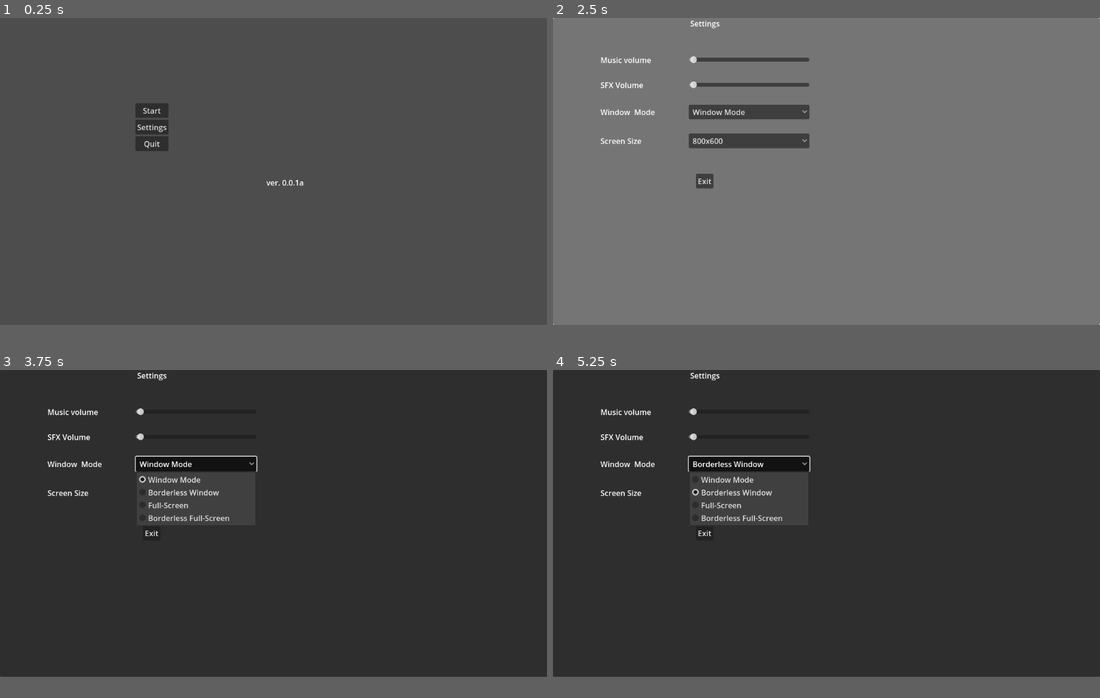
Above: before the commit, frames 1-4 (two rows, left to right).
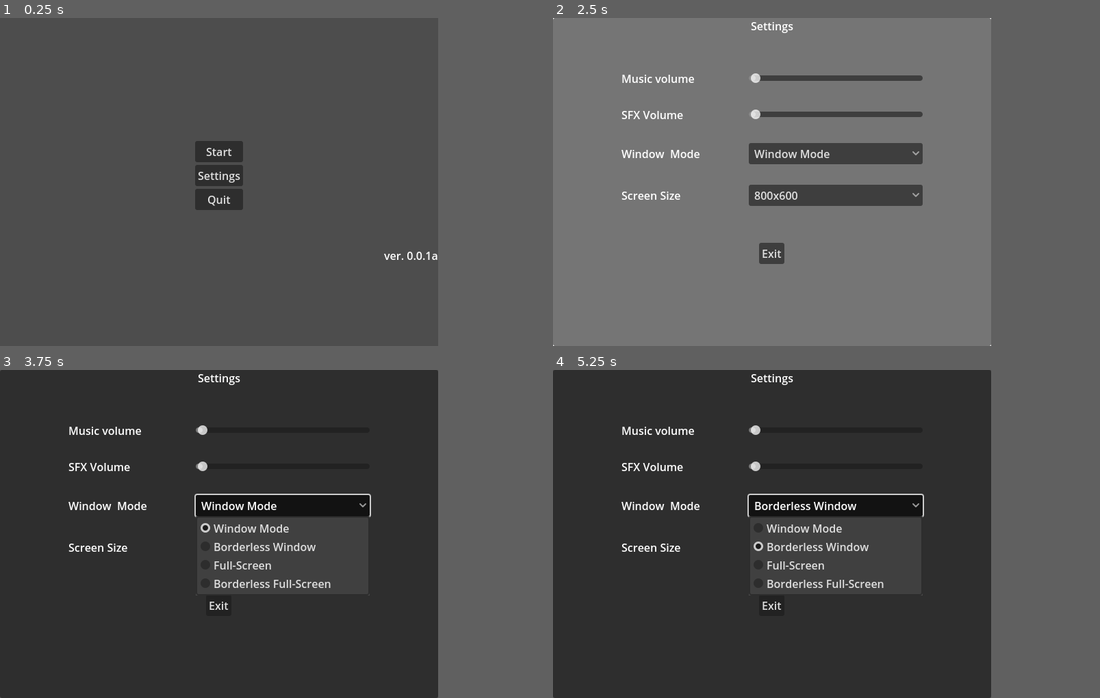
Above: after the commit, the same moments.

Repository: EthanCampana/GMTK2024Jam
Game: Godot game, scene res://Scenes/Menus/MainMenu.tscn
Two runs of this game, one before a commit and one after it. Both use one fixed random seed, a clock stepped at 60 frames per second and the inputs below.
Inputs:
- Up to frame 1 (0.25 s): no input
- Up to frame 2 (2.5 s): click "Start" at 0.5 s; click "Start" at 1.25 s; click "Settings" at 2 s
- Up to frame 3 (3.75 s): hold D (move_right) 2.78-3.5 s; tap Space (jump) at 3.02 s; click "Window Mode" at 3.5 s
- Up to frame 4 (5.25 s): click "800x600" at 4.25 s; click "Borderless Window" at 5 s
In our replay, the window is 799x449 before the commit and 640x480 after it. These sizes can differ from the game's own. Grey fills any space a smaller window leaves; there, only what the larger window draws over its background counts as a difference.

The runs differ from the first frame. In frame 1, 2.5% of the frame differs, in the area x 24-80%, y 26-74%; in frame 2, 8.3%, in the area x 0-100%, y 0-100%; in frame 3, 5.6%; in frame 4, 5.6%.

Commit message:
screensize :

Diff:
--- a/project.godot
+++ b/project.godot
@@ -19,6 +19,13 @@
 
 Settings="*res://Scripts/AutoLoads/Settings.gd"
 TransitionManager="*res://Scenes/TransitionManager.tscn"
+
+[display]
+
+window/size/viewport_width=640
+window/size/viewport_height=480
+window/stretch/mode="canvas_items"
+window/stretch/aspect="expand"
 
 [editor_plugins]
 
